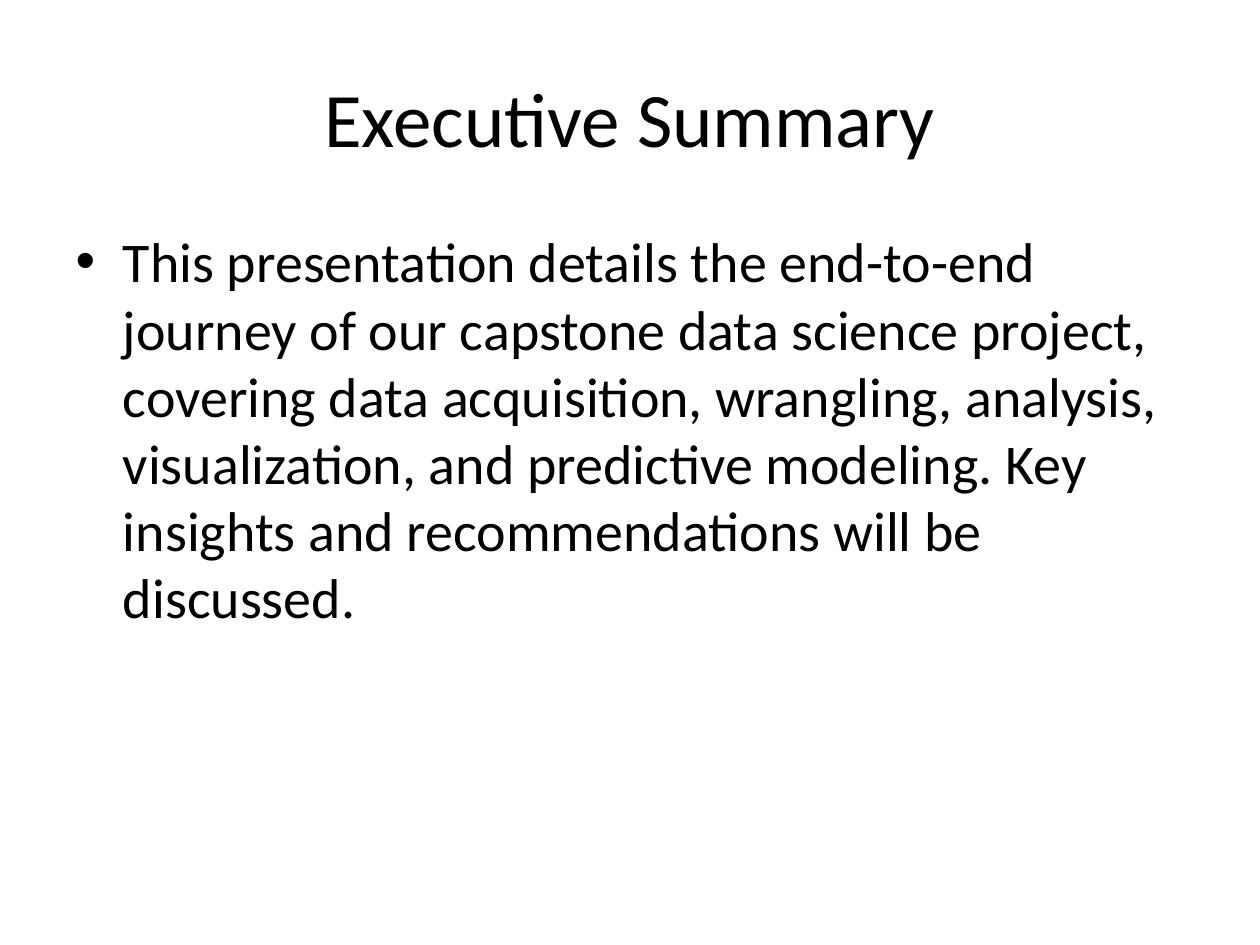
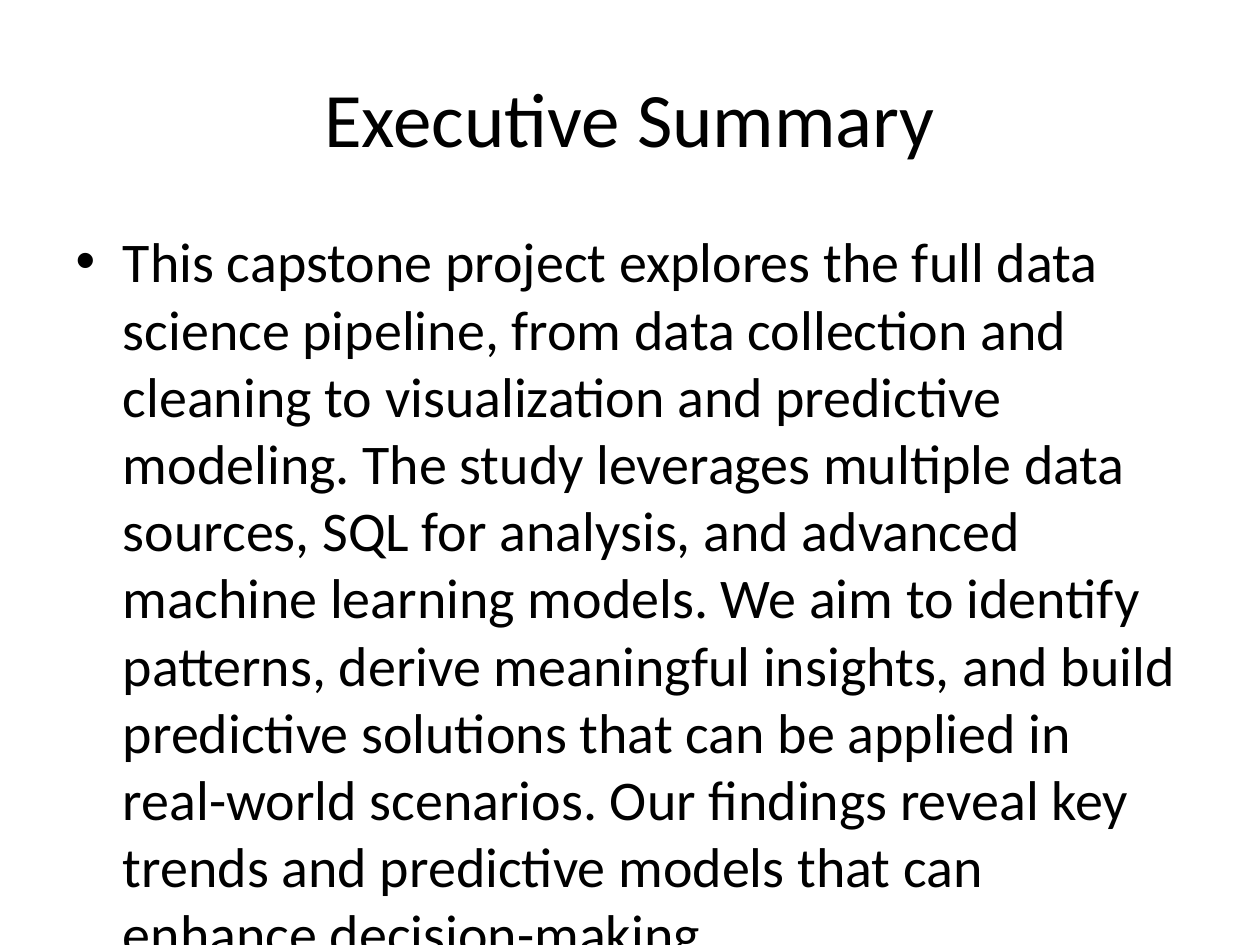
Before and after one commit to ajrrakesh/Capstone-Project, a slide deck: slide 2 of Capstone_Project_Presentation.pptx. Drawn at 1260x945 pixels with LibreOffice and Linux fonts; fonts in the diff are those of the drawing. Boxes give left, top, right and bottom in pixels: in the first picture for what was removed or moved away, otherwise in the second. Text is boxed around its words. In the diff, an @@ line names an element or a change of style, - is before the commit and + after.

```diff
--- a/Capstone_Project_Presentation.pptx
+++ b/Capstone_Project_Presentation.pptx
@@ text at [123, 243, 1175, 896]: text changed @@
-• This presentation details the end-to-end journey of our capstone data science project, covering data acquisition, wrangling, analysis, visualization, and predictive modeling. Key insights and recommendations will be discussed.
+• This capstone project explores the full data science pipeline, from data collection and cleaning to visualization and predictive modeling. The study leverages multiple data sources, SQL for analysis, and advanced machine learning models. We aim to identify patterns, derive meaningful insights, and build predictive solutions that can be applied in real-world scenarios. Our findings reveal key trends and predictive models that can enhance decision-making.
```
Also in this commit, not shown: 8 other slides changed, 1 slide added, 2 slides removed.
